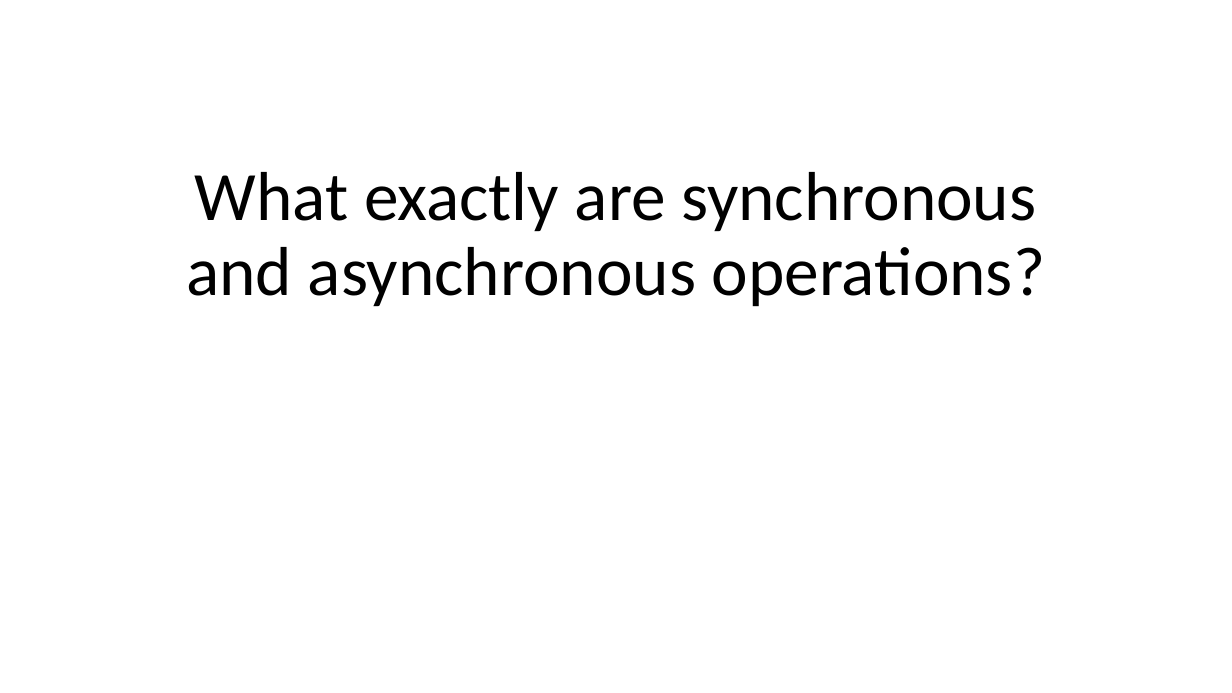
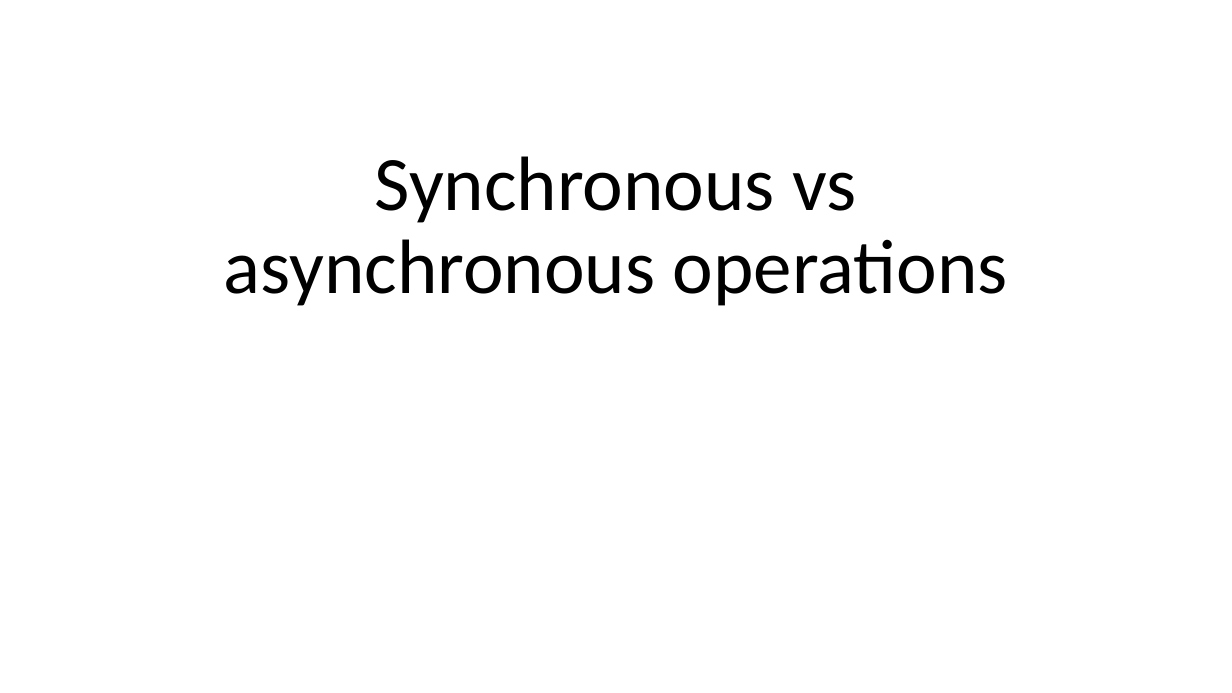
Before and after one commit to JoshKain/AsyncAwaitQuiz, a slide deck: slide 3 of Async and await presentation.pptx (slide 2 before the commit). Drawn at 1232x693 pixels with LibreOffice and Linux fonts; fonts in the diff are those of the drawing. Boxes give left, top, right and bottom in pixels: in the first picture for what was removed or moved away, otherwise in the second. Text is boxed around its words. In the diff, an @@ line names an element or a change of style, - is before the commit and + after.

Commit message:
Improved slides, added more details on synchronous vs asynchronous code, CPU-bound vs I/O-bound

```diff
--- a/Async and await presentation.pptx
+++ b/Async and await presentation.pptx
@@ title at <box>224,156,1008,306</box>: text changed; size 54 to 60 pt @@
-What exactly are synchronous and asynchronous operations?
+Synchronous vs asynchronous operations
```
Also in this commit, not shown: 5 other slides changed, 5 slides added.
